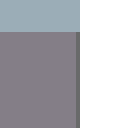
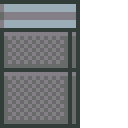
Layered file, before and after one edit (128x128). Changes by layer:
painted on "Cubicle" over bbox(0, 0, 80, 128)
